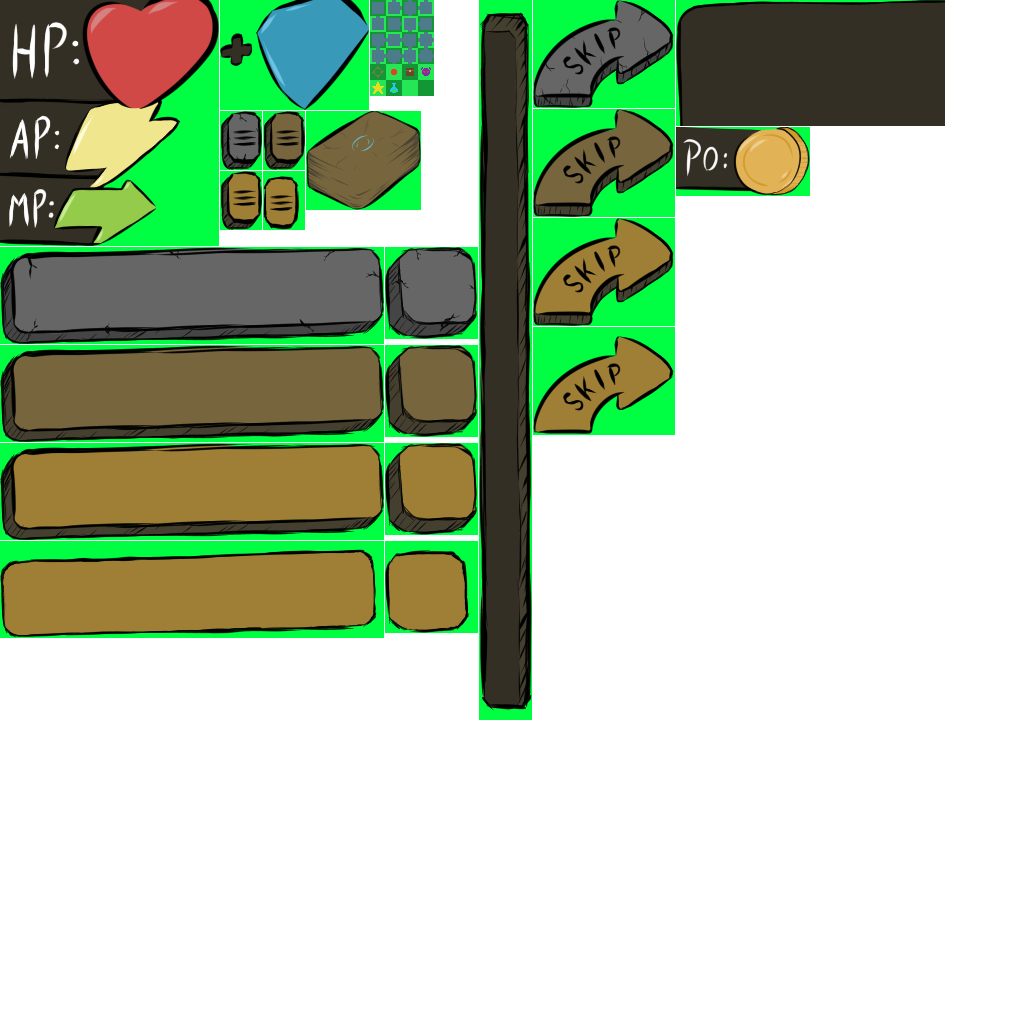
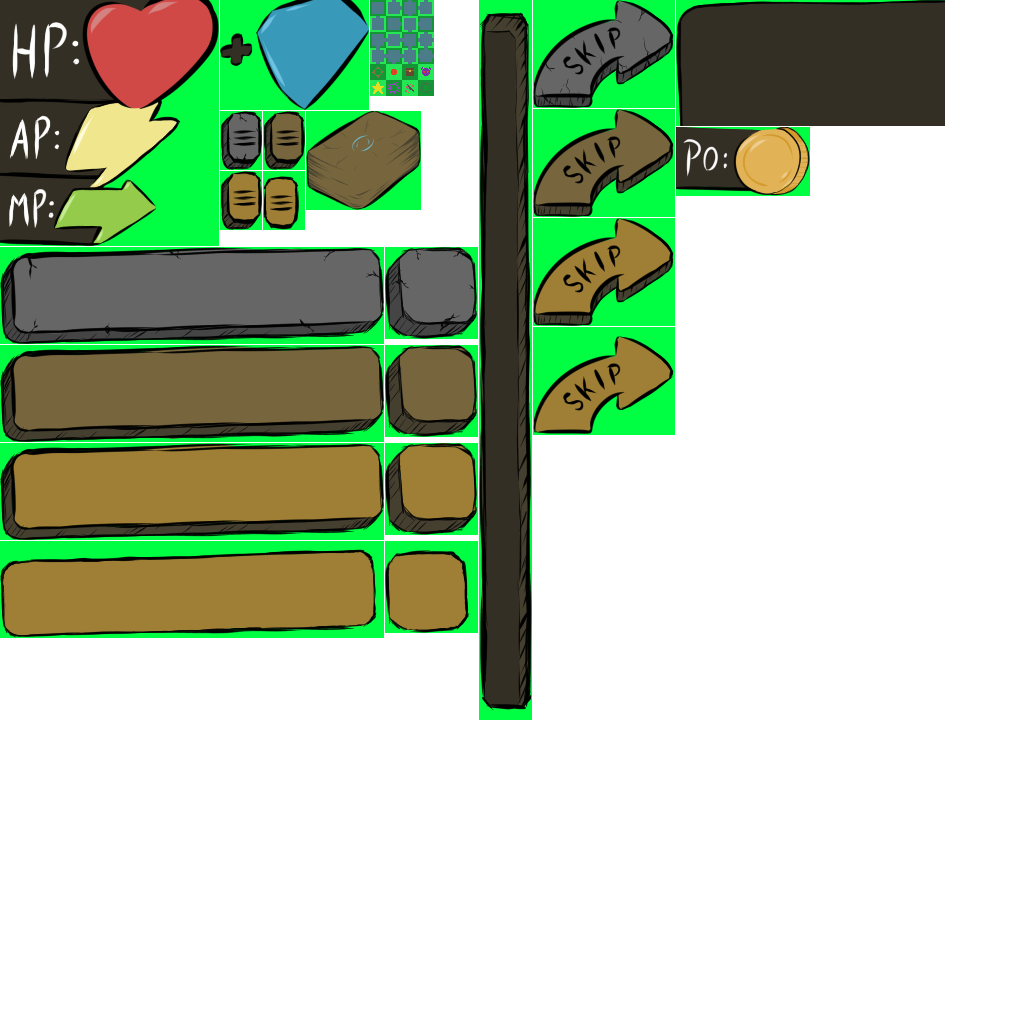
Layers edited between the first and the second 1024 × 1024 image:
painted on "Copier de Calque de dessin 4" (3rd of 4, in "slider") over left=388, top=82, right=432, bottom=94
painted on "Calque de dessin 3" over left=412, top=82, right=432, bottom=94
painted on "color" (2nd of 6, in "color") over left=412, top=82, right=432, bottom=94
painted on "color" (3rd of 6, in "color") over left=388, top=82, right=432, bottom=94
painted on "color" (4th of 6, in "color") over left=388, top=82, right=432, bottom=94
painted on "color" (5th of 6, in "color") over left=388, top=82, right=432, bottom=94
painted on "color" (6th of 6, in "color") over left=388, top=82, right=432, bottom=94
painted on "Calque de dessin 9" over left=388, top=82, right=432, bottom=94
added layer "Copier de miniMap" above "miniMap" over left=388, top=82, right=432, bottom=94
added layer "miniMap" (1st of 3) above "miniMap" over left=388, top=82, right=432, bottom=94
painted on "miniMap" (2nd of 3) over left=388, top=82, right=432, bottom=94
painted on "Copier de Calque de dessin 7" (1st of 3, in "greenScreen") over left=388, top=82, right=432, bottom=94
painted on "Calque de dessin 7" (2nd of 2, in "greenScreen") over left=388, top=82, right=432, bottom=94
painted on "Copier de Calque de dessin 7" (2nd of 3, in "greenScreen") over left=388, top=82, right=432, bottom=94
painted on "Calque de dessin 12" over left=388, top=82, right=432, bottom=94
